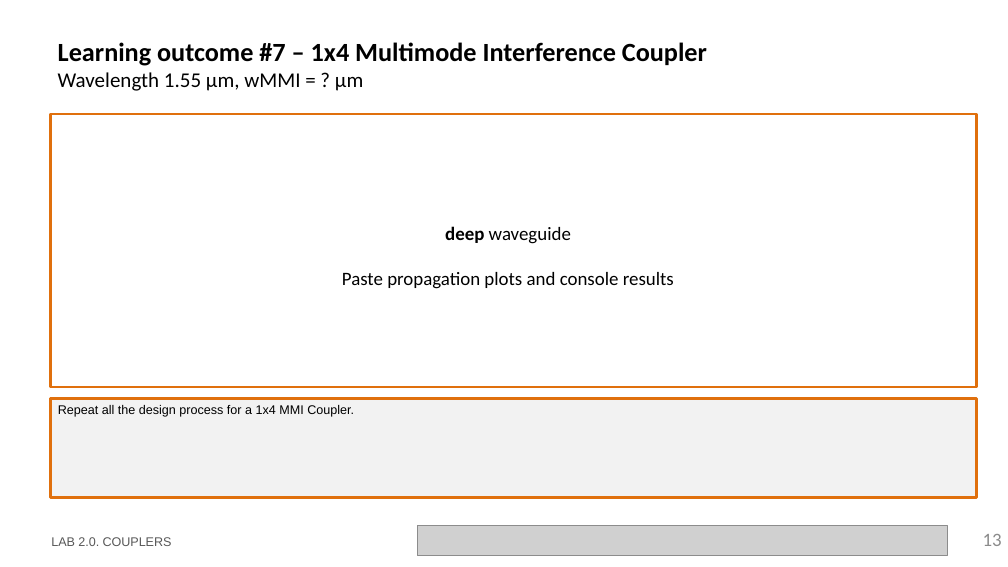
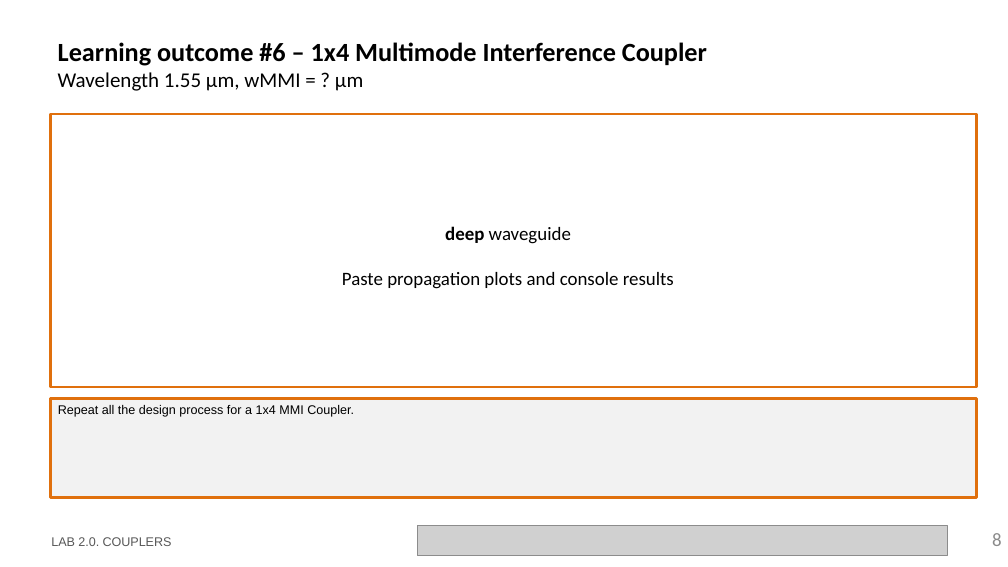
Before and after one commit to cccanvas-upv/ipsp-lab2, a slide deck: slide 8 of LabBook_20.pptx (slide 13 before the commit). Drawn at 1008x567 pixels with LibreOffice and Linux fonts; fonts in the diff are those of the drawing; grey boxes stand for pictures; background and template pictures are left out. Boxes give left, top, right and bottom in pixels: in the first picture for what was removed or moved away, otherwise in the second. Text is boxed around its words. In the diff, an @@ line names an element or a change of style, - is before the commit and + after.

```diff
--- a/LabBook_20.pptx
+++ b/LabBook_20.pptx
@@ title at bbox=[58, 42, 707, 91]: text changed @@
-Learning outcome #7 – 1x4 Multimode Interference Coupler
-Wavelength 1.55 µm, wMMI = ? µm
+Learning outcome #6 – 1x4 Multimode Interference Coupler
+Wavelength 1.55 µm, wMMI = ? µm
@@ page number at bbox=[992, 533, 1002, 546]: text changed @@
-13
+8
```
Also in this commit, not shown: 7 other slides changed, 9 slides removed, 3 other files.
